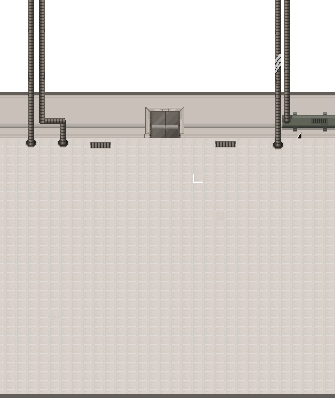
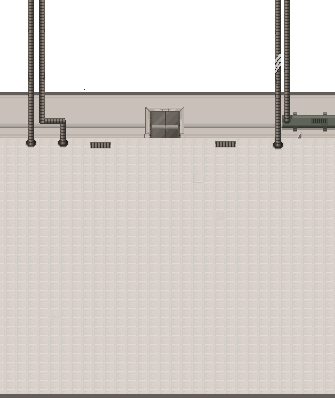
Layer changes from the first 335x398 image to the second:
added layer "Layer 13" (55%) above "Layer 12" over [297, 132, 302, 139]
painted on "Layer 11" over [84, 89, 203, 183]
